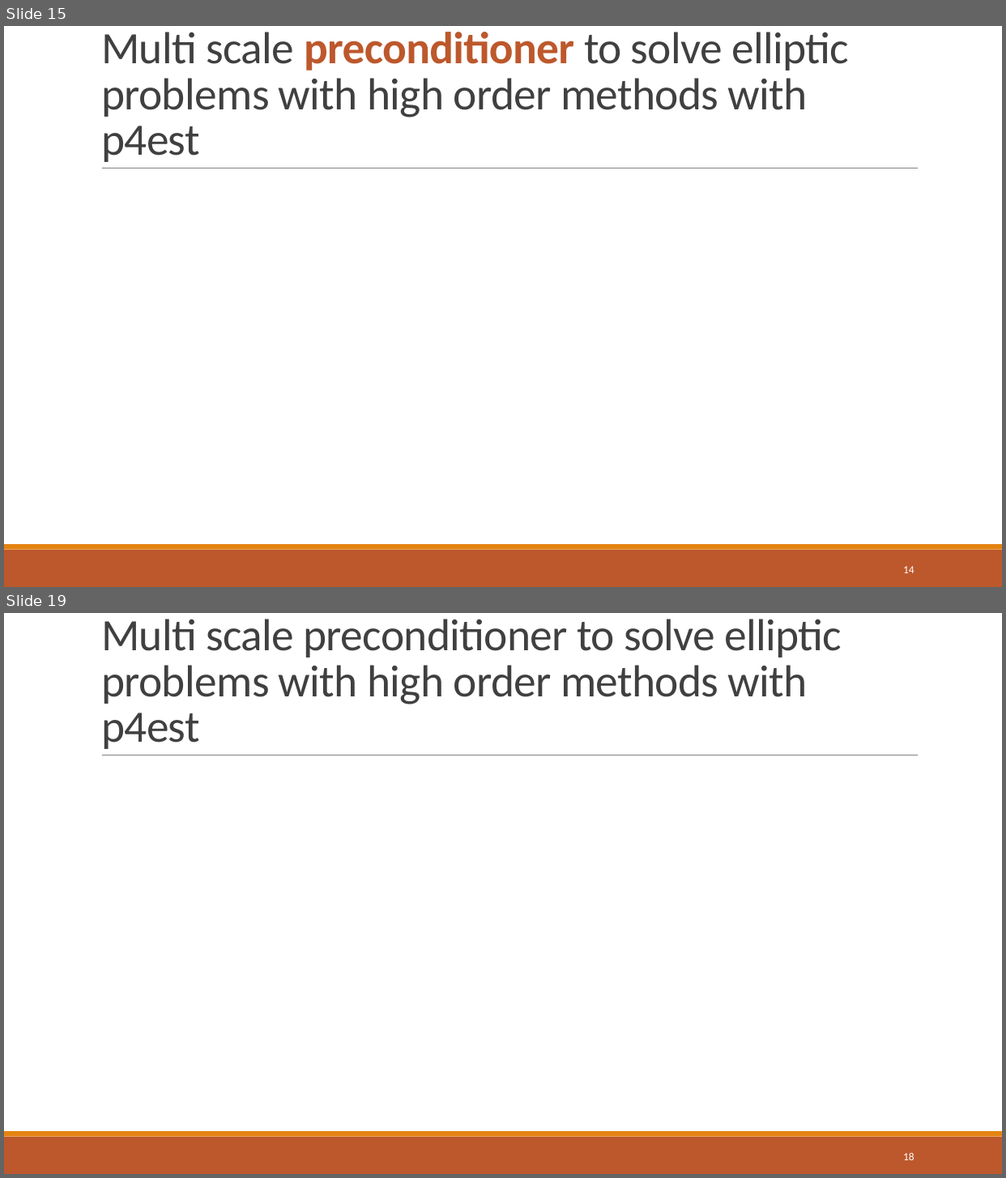
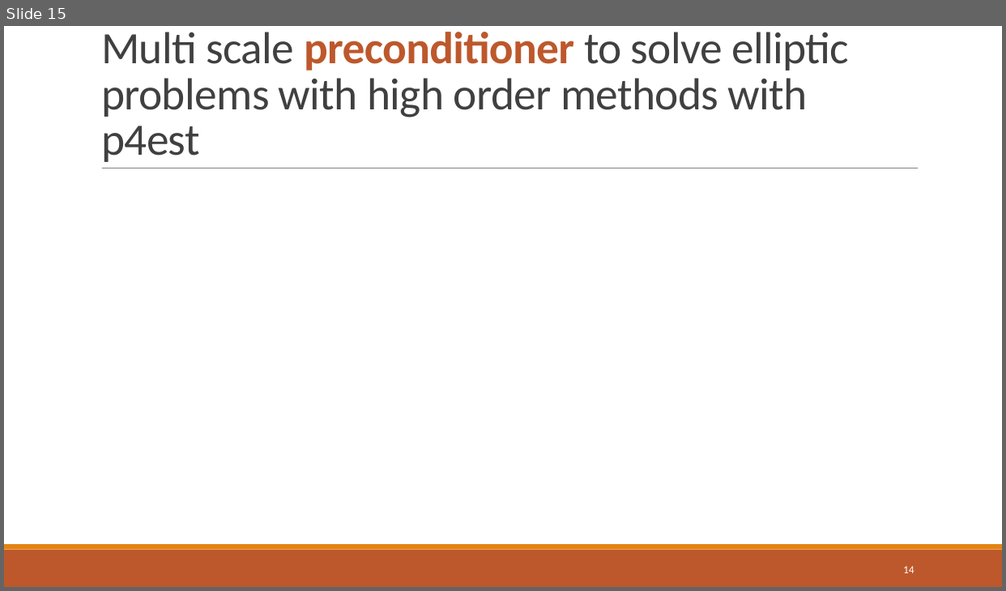
Before and after one commit to dweicker/pres, a slide deck: thesis.pptx. Shown one above the other, each under a label of ours: slides 15 and 19 before the commit, slide 15 after it; the slides between them are not shown. The pictures are 1006x1178 and 1006x591 pixels, drawn with LibreOffice and Linux fonts; fonts in the diff are those of the drawing; grey boxes stand for pictures. Boxes give left, top, right and bottom in pixels: in the first picture for what was removed or moved away, otherwise in the second. Text is boxed around its words. In the diff, an @@ line names an element or a change of style, - is before the commit and + after.

```diff
--- a/thesis.pptx
+++ b/thesis.pptx
@@ slide 19 removed at <box>4,613,1002,1174</box>, background #FFFFFF; not listed: 3 template elements that a slide beside it also shows @@
@@ title removed at <box>101,619,842,749</box> @@
-Multi scale preconditioner to solve elliptic problems with high order methods with p4est
@@ page number removed at <box>903,1153,914,1161</box> @@
-18
```
Also in this commit, not shown: 2 slides changed, 7 slides added, 1 other slide removed, 11 other files.
